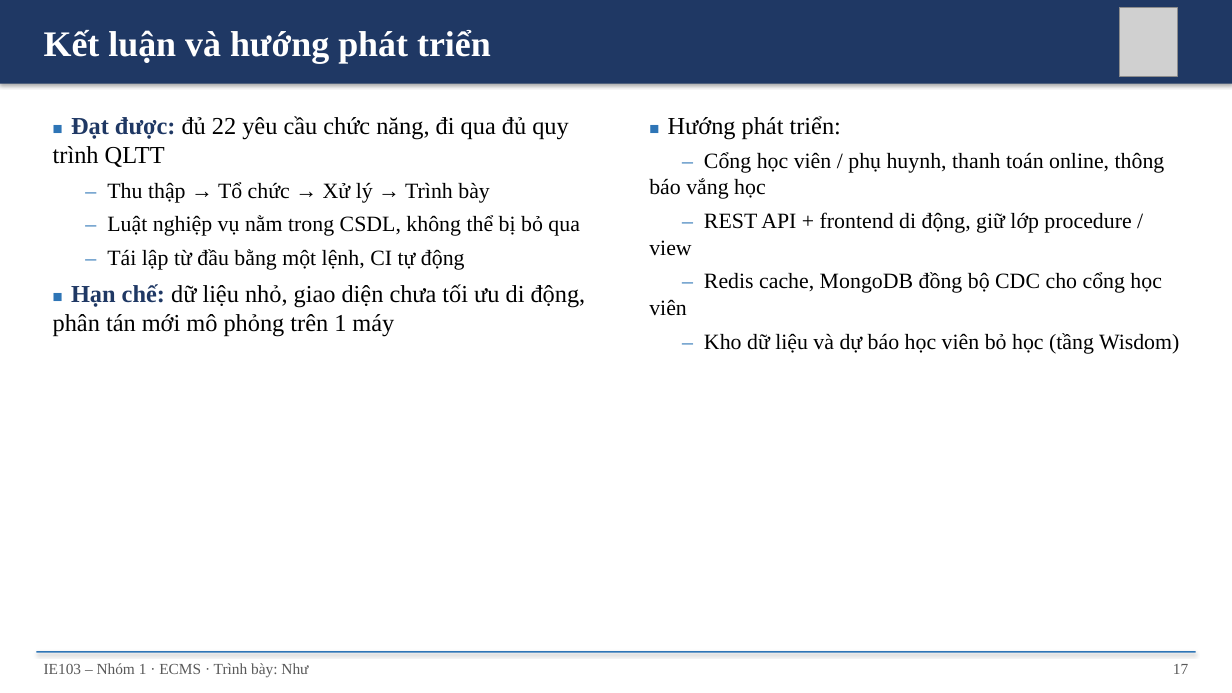
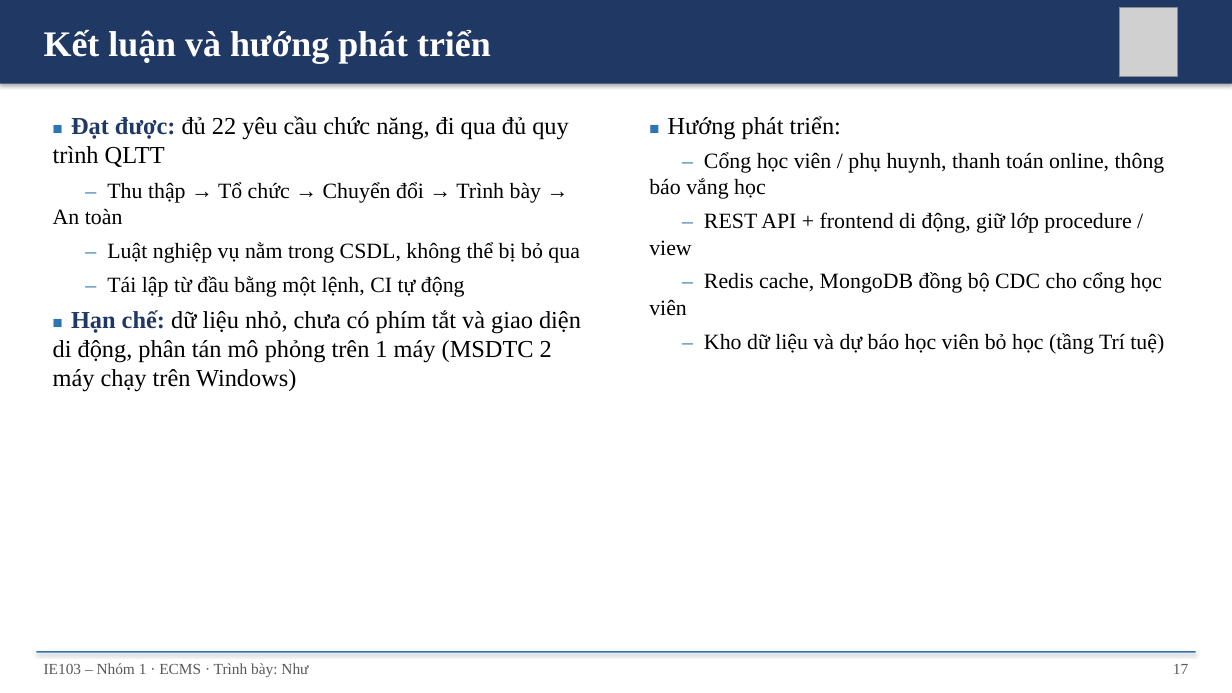
Before and after one commit to nhutruong-uit/ecms, a slide deck: slide 17 of slides/ECMS_Nhom1.pptx. Drawn at 1232x693 pixels with LibreOffice and Linux fonts; fonts in the diff are those of the drawing; grey boxes stand for pictures. Boxes give left, top, right and bottom in pixels: in the first picture for what was removed or moved away, otherwise in the second. Text is boxed around its words. In the diff, an @@ line names an element or a change of style, - is before the commit and + after.

```diff
--- a/slides/ECMS_Nhom1.pptx
+++ b/slides/ECMS_Nhom1.pptx
@@ text at [53, 182, 542, 225]: text changed @@
-– Thu thập → Tổ chức → Xử lý → Trình bày
+– Thu thập → Tổ chức → Chuyển đổi → Trình bày → An toàn
@@ text at [53, 310, 581, 392]: text changed @@
-■ Hạn chế: dữ liệu nhỏ, giao diện chưa tối ưu di động, phân tán mới mô phỏng trên 1 máy
+■ Hạn chế: dữ liệu nhỏ, chưa có phím tắt và giao diện di động, phân tán mô phỏng trên 1 máy (MSDTC 2 máy chạy trên Windows)
@@ text at [704, 333, 1164, 354]: text changed @@
-– Kho dữ liệu và dự báo học viên bỏ học (tầng Wisdom)
+– Kho dữ liệu và dự báo học viên bỏ học (tầng Trí tuệ)
```
Also in this commit, not shown: 12 other slides changed, 4 other files.
